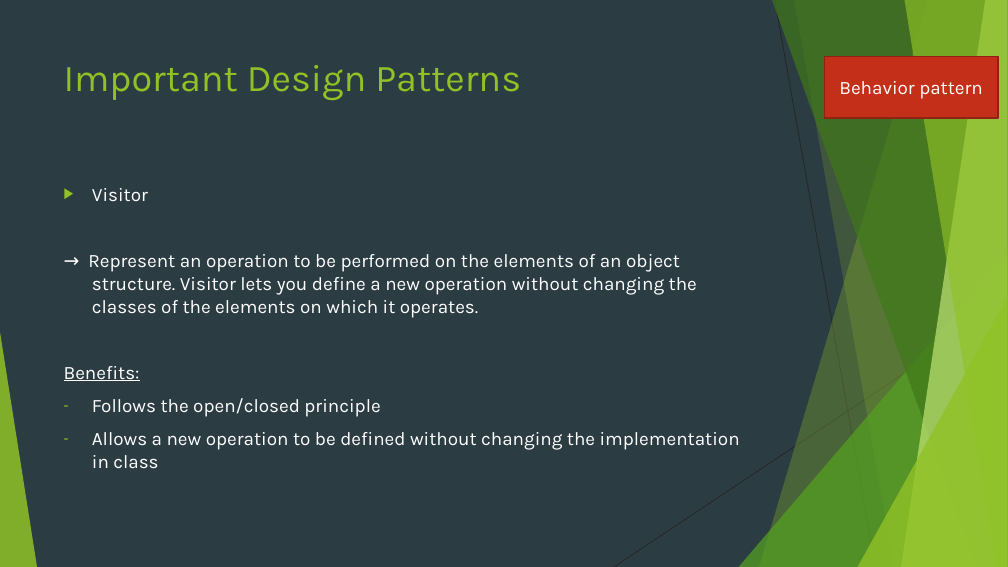
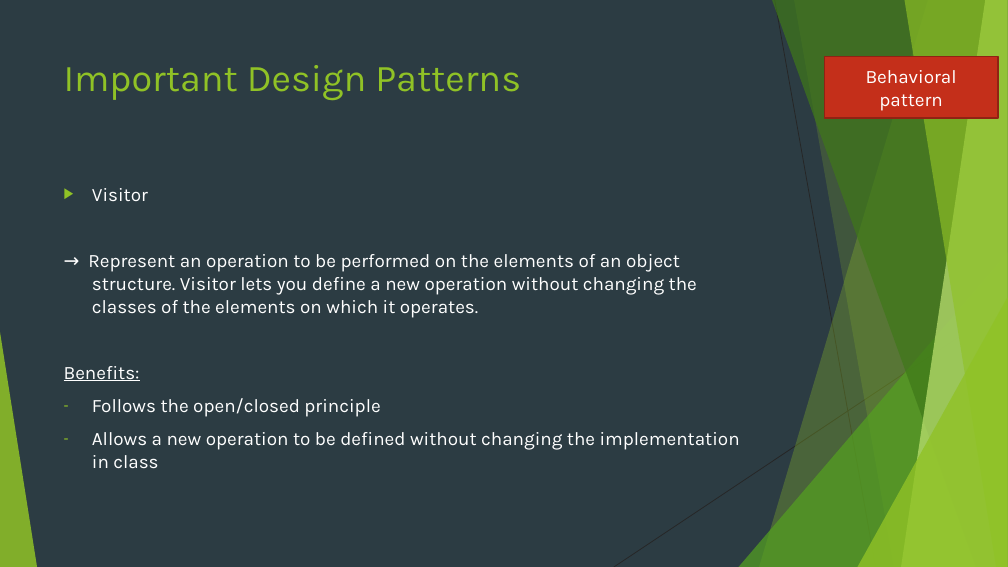
Before and after one commit to 1developer1/EPortfolio_Design_Patterns, a slide deck: slide 15 of presentation/Design_Patterns.pptx. Drawn at 1008x567 pixels with LibreOffice and Linux fonts; fonts in the diff are those of the drawing. Boxes give left, top, right and bottom in pixels: in the first picture for what was removed or moved away, otherwise in the second. Text is boxed around its words. In the diff, an @@ line names an element or a change of style, - is before the commit and + after.

```diff
--- a/presentation/Design_Patterns.pptx
+++ b/presentation/Design_Patterns.pptx
@@ text in rectangle at bbox=[866, 70, 957, 111]: text changed @@
-Behavior pattern
+Behavioral pattern
```
Also in this commit, not shown: 3 other slides changed.
